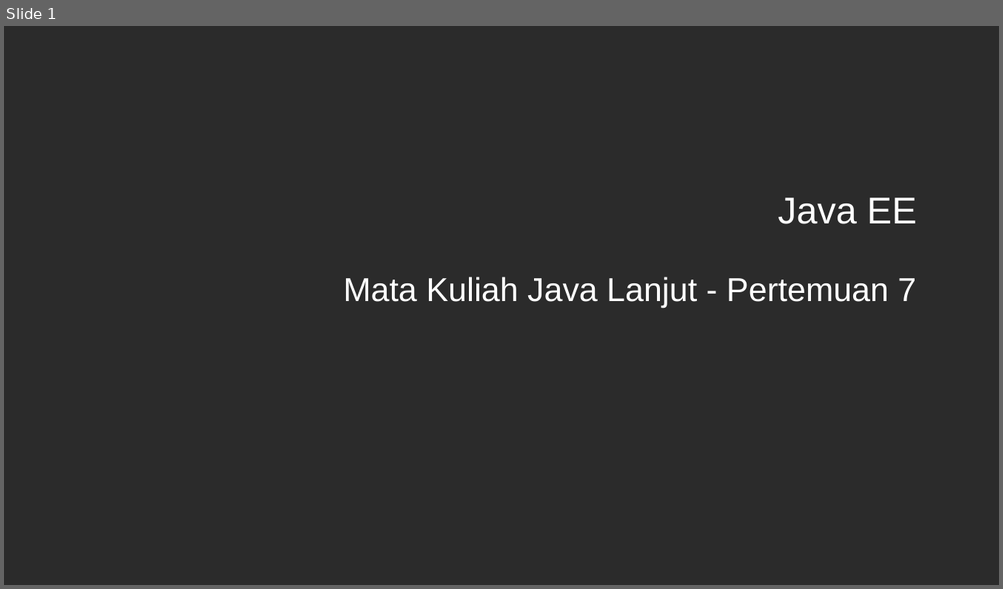
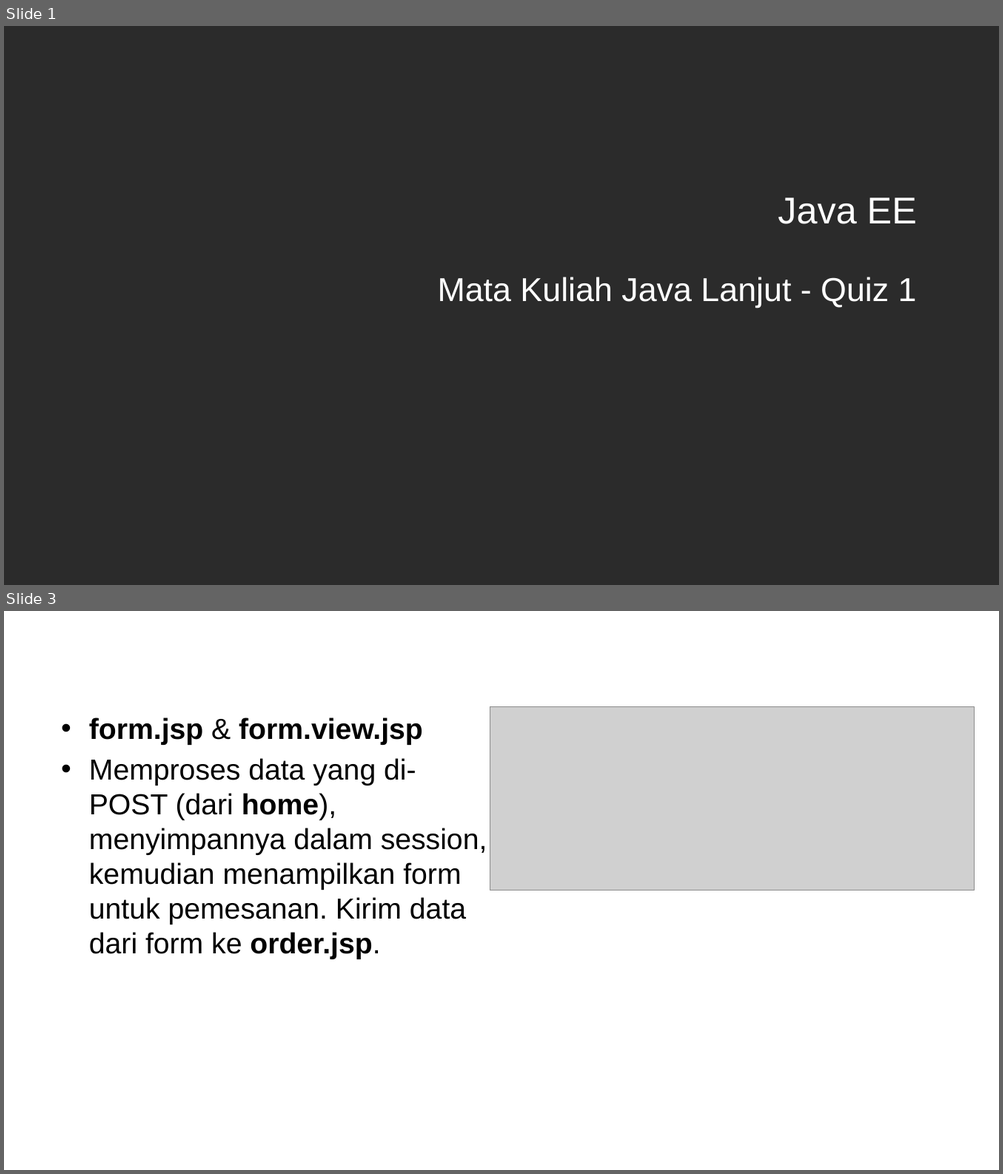
Before and after one commit to ruang-belajar/java-ee, a slide deck: docs/res/Java EE - Pertemuan 7.pptx. Shown one above the other, each under a label of ours: slide 1 before the commit, slides 1 and 3 after it; the slides between them are not shown. The pictures are 1003x589 and 1003x1174 pixels, drawn with LibreOffice and Linux fonts; fonts in the diff are those of the drawing; grey boxes stand for pictures; background and template pictures are left out; a plain dark background stands for a picture behind light text. Boxes give left, top, right and bottom in pixels: in the first picture for what was removed or moved away, otherwise in the second. Text is boxed around its words. In the diff, an @@ line names an element or a change of style, - is before the commit and + after.

```diff
--- a/docs/res/Java EE - Pertemuan 7.pptx
+++ b/docs/res/Java EE - Pertemuan 7.pptx
@@ slide 3 added at box(4, 611, 999, 1170), background picture (left out) @@
@@ title added at box(54, 627, 949, 675), 36 pt, text #FFFFFF @@
+Quiz 1
@@ text added at box(89, 718, 487, 960), 28 pt, text #000000 @@
+• form.jsp & form.view.jsp
+• Memproses data yang di-POST (dari home), menyimpannya dalam session, kemudian menampilkan form untuk pemesanan. Kirim data dari form ke order.jsp.
@@ picture added at box(490, 706, 975, 890) @@
@@ slide 1 changed as well @@
@@ subtitle at box(438, 277, 916, 308): text changed @@
-Mata Kuliah Java Lanjut - Pertemuan 7
+Mata Kuliah Java Lanjut - Quiz 1
```
Also in this commit, not shown: 2 other slides added, 14 slides removed, 4 other files.
